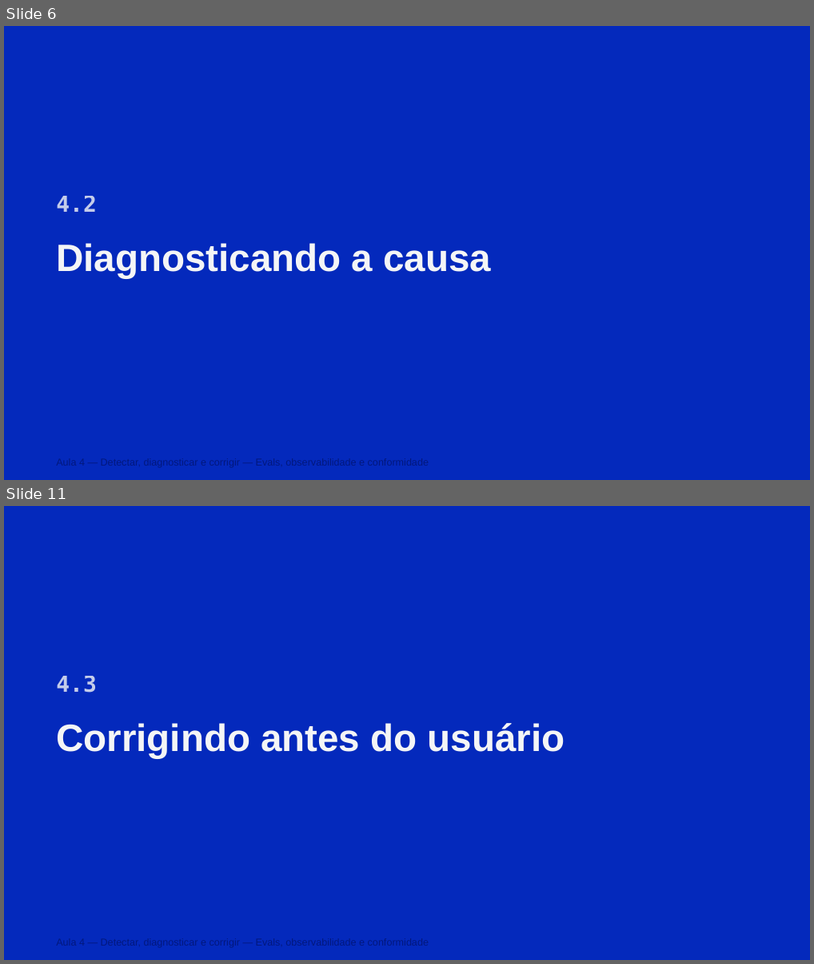
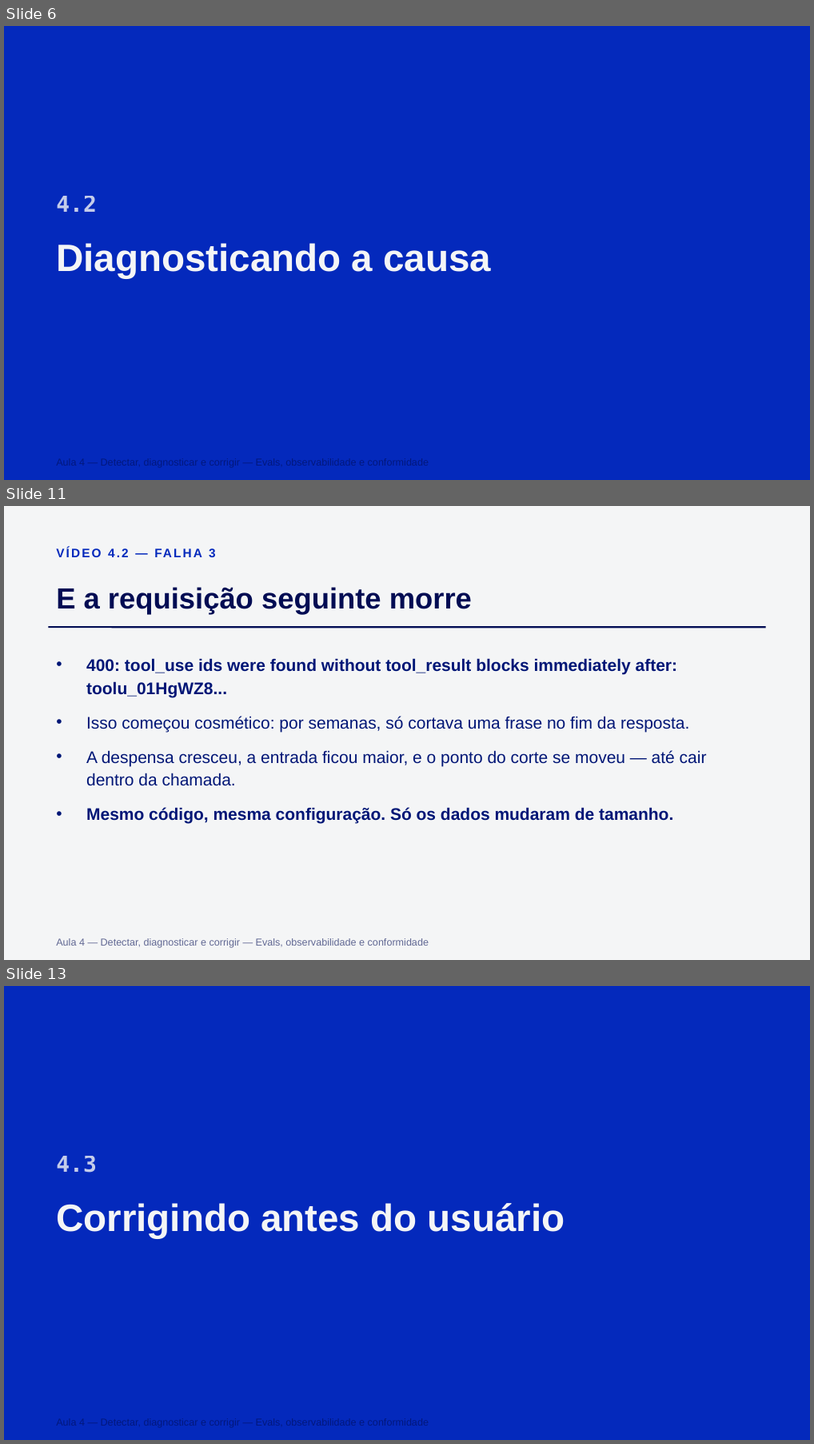
Before and after one commit to Djegao/alura-produto-ficticio, a slide deck: slides/aula4.pptx. Shown one above the other, each under a label of ours: slides 6 and 11 before the commit, slides 6, 11 and 13 after it; the slides between them are not shown. The pictures are 814x964 and 814x1444 pixels, drawn with LibreOffice and Linux fonts; fonts in the diff are those of the drawing. Boxes give left, top, right and bottom in pixels: in the first picture for what was removed or moved away, otherwise in the second. Text is boxed around its words. In the diff, an @@ line names an element or a change of style, - is before the commit and + after.

```diff
--- a/slides/aula4.pptx
+++ b/slides/aula4.pptx
@@ slide 11 added at (4,506,810,960), background #F4F5F6 @@
@@ text added at (108,548,216,557), 11 pt, text #0429BC, bold @@
+VÍDEO 4.2 — FALHA 3
@@ text added at (56,587,472,614), 26 pt, text #010C53, bold @@
+E a requisição seguinte morre
@@ line added from (48, 627) to (766, 627), #010C53 1.5 pt @@
@@ text added at (86,658,707,824), 15 pt, text #011676 @@
+• 400: tool_use ids were found without tool_result blocks immediately after: toolu_01HgWZ8...
+• Isso começou cosmético: por semanas, só cortava uma frase no fim da resposta.
+• A despensa cresceu, a entrada ficou maior, e o ponto do corte se moveu — até cair dentro da chamada.
+• Mesmo código, mesma configuração. Só os dados mudaram de tamanho.
@@ text added at (56,938,429,948), 9 pt, text #010C53 at 60% opacity @@
+Aula 4 — Detectar, diagnosticar e corrigir — Evals, observabilidade e conformidade
@@ what was slide 11 is now slide 13 @@
```
Also in this commit, not shown: 13 slides changed, 7 other slides added, 1 slide removed, 7 other files.
